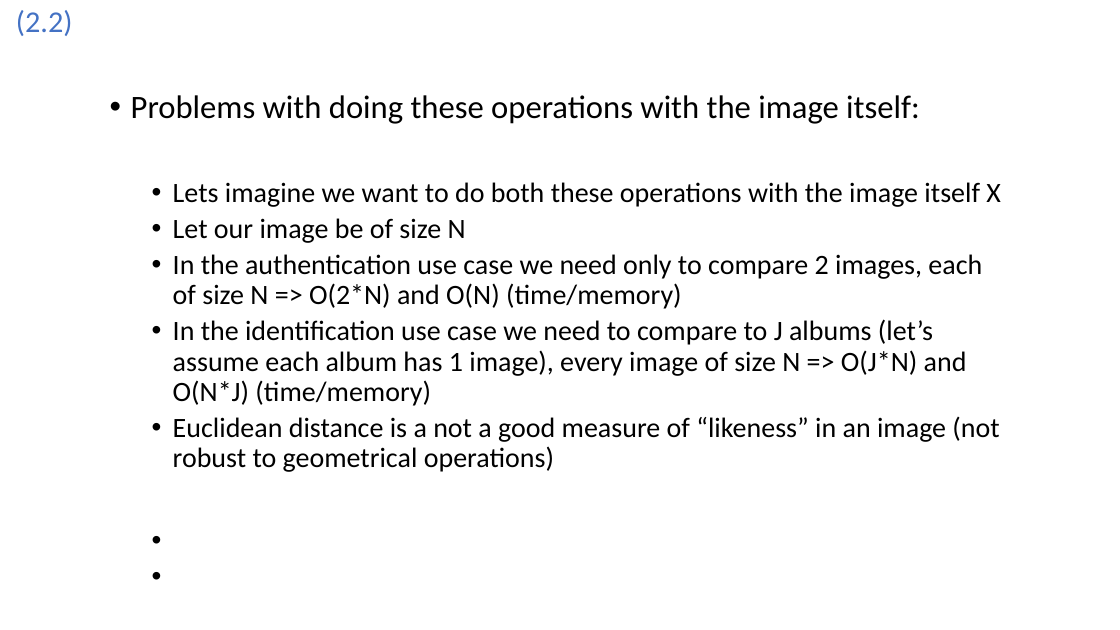
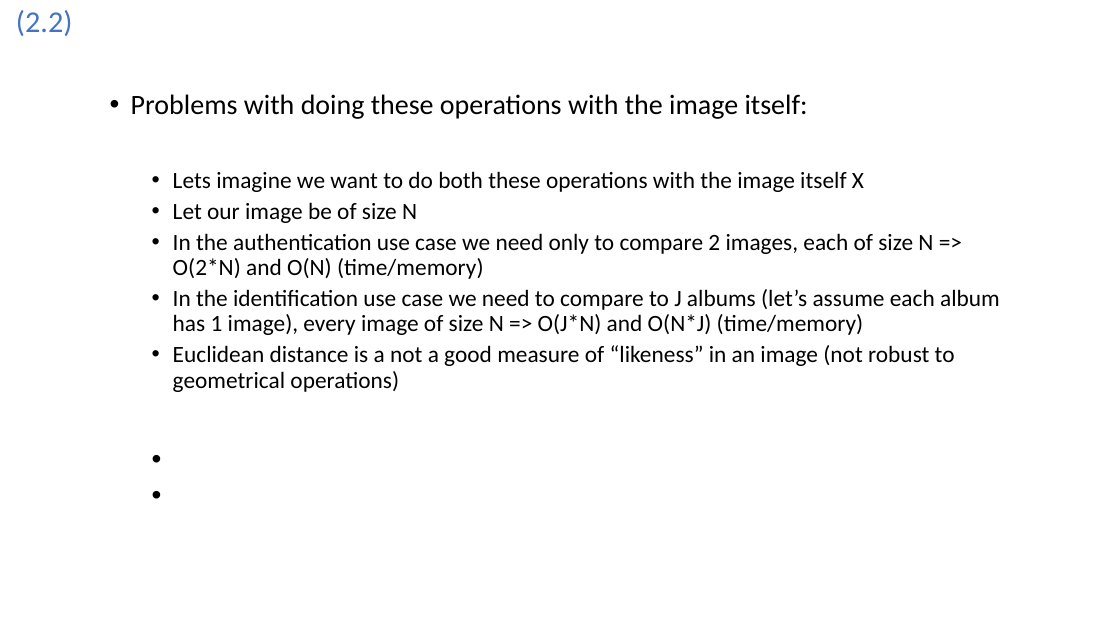
Before and after one commit to Joao-Quinta/master_cours_choix, a slide deck: slide 7 of securite_multimedia/exam_prep/section_2.odp. Drawn at 1120x630 pixels with LibreOffice and Linux fonts; fonts in the diff are those of the drawing. Boxes give left, top, right and bottom in pixels: in the first picture for what was removed or moved away, otherwise in the second. Text is boxed around its words. In the diff, an @@ line names an element or a change of style, - is before the commit and + after.

```diff
--- a/securite_multimedia/exam_prep/section_2.odp
+++ b/securite_multimedia/exam_prep/section_2.odp
@@ text "Problems with doing these operations ..." at <box>131,94,1000,392</box>: size 28 to 24 pt in "Problems with doing these operations with the ..."; size 24 to 20 pt in "Lets imagine we want to do both ...", "Let our image be of size N", "In the authentication use case we need ...", "In the identification use case we need ..." and 1 more places @@
```
Also in this commit, not shown: 14 other slides changed, 3 slides added, 6 other files.
